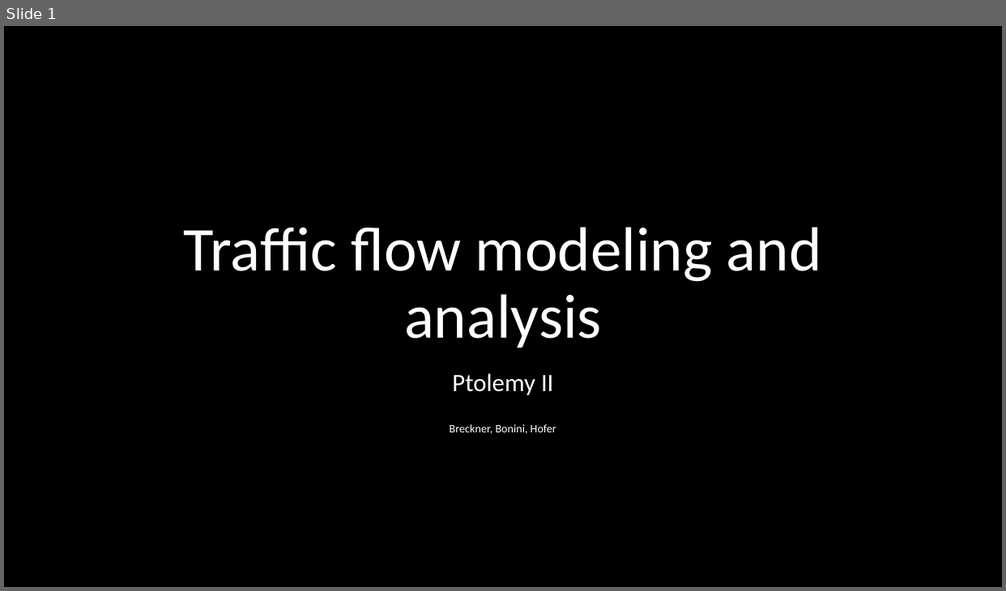
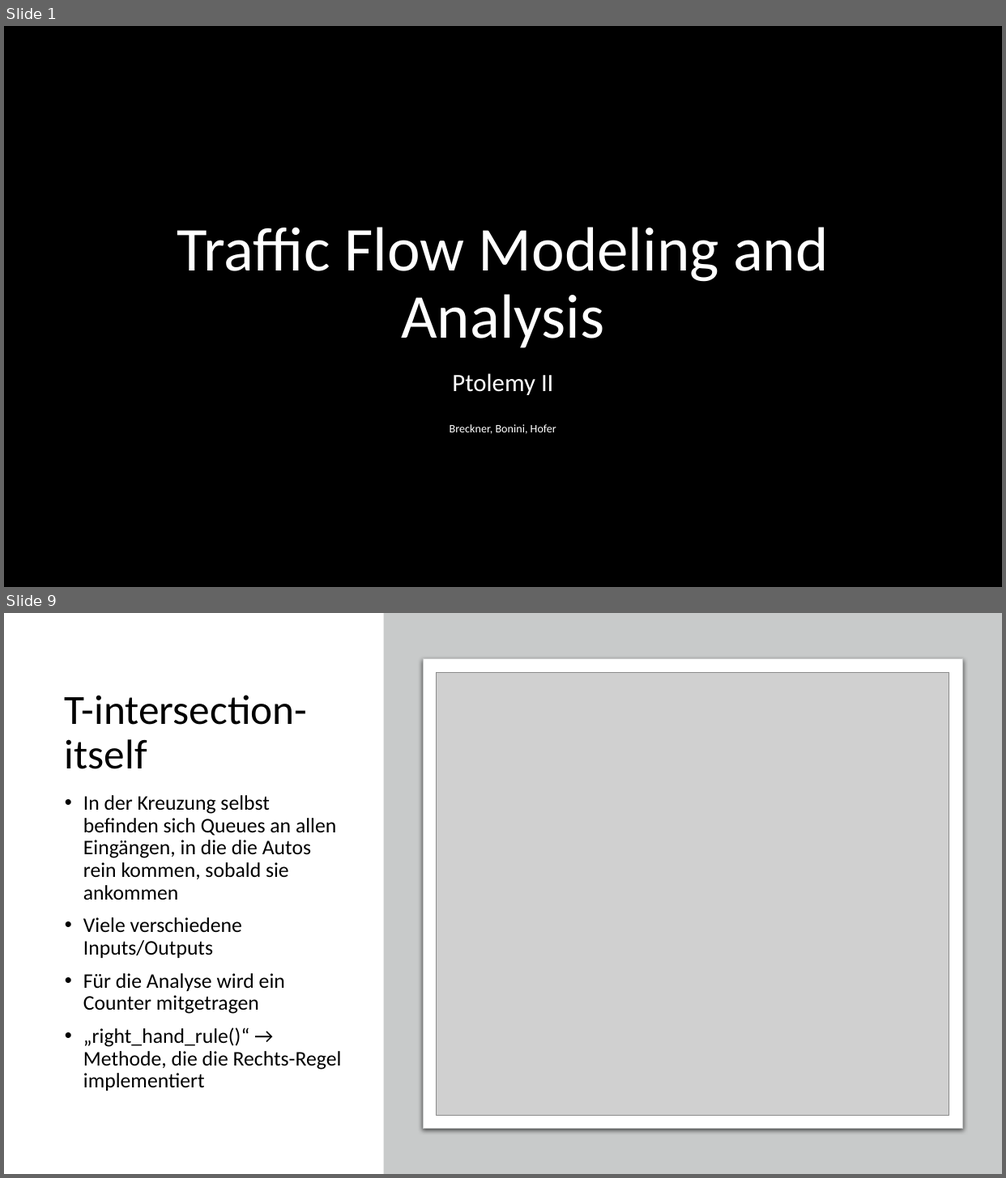
Before and after one commit to code-drey/car_simulation, a slide deck: Presentation/Traffic-flow-modeling-and-analysis.pptx. Shown one above the other, each under a label of ours: slide 1 before the commit, slides 1 and 9 after it; the slides between them are not shown. The pictures are 1006x591 and 1006x1178 pixels, drawn with LibreOffice and Linux fonts; fonts in the diff are those of the drawing; grey boxes stand for pictures; background and template pictures are left out. Boxes give left, top, right and bottom in pixels: in the first picture for what was removed or moved away, otherwise in the second. Text is boxed around its words. In the diff, an @@ line names an element or a change of style, - is before the commit and + after.

```diff
--- a/Presentation/Traffic-flow-modeling-and-analysis.pptx
+++ b/Presentation/Traffic-flow-modeling-and-analysis.pptx
@@ slide 9 added at (4, 613, 1002, 1174), background #FFFFFF @@
@@ rectangle added at (384, 613, 1002, 1174), fill #C8CACA @@
@@ rounded rectangle added at (424, 658, 963, 1129), fill #FFFFFF, outline #C8CACA 0.75 pt @@
@@ picture added at (437, 672, 949, 1115) @@
@@ title added at (65, 695, 308, 769), 40 pt, text #000000 @@
+T-intersection-itself
@@ text added at (83, 795, 342, 1091), 20 pt, text #000000 @@
+• In der Kreuzung selbst befinden sich Queues an allen Eingängen, in die die Autos rein kommen, sobald sie ankommen
+• Viele verschiedene Inputs/Outputs
+• Für die Analyse wird ein Counter mitgetragen
+• „right_hand_rule()“ → Methode, die die Rechts-Regel implementiert
@@ slide 1 changed as well @@
@@ title at (177, 227, 829, 348): text changed @@
-Traffic flow modeling and analysis
+Traffic Flow Modeling and Analysis
```
Also in this commit, not shown: 1 other slide changed, 8 other slides added, 1 other file.
